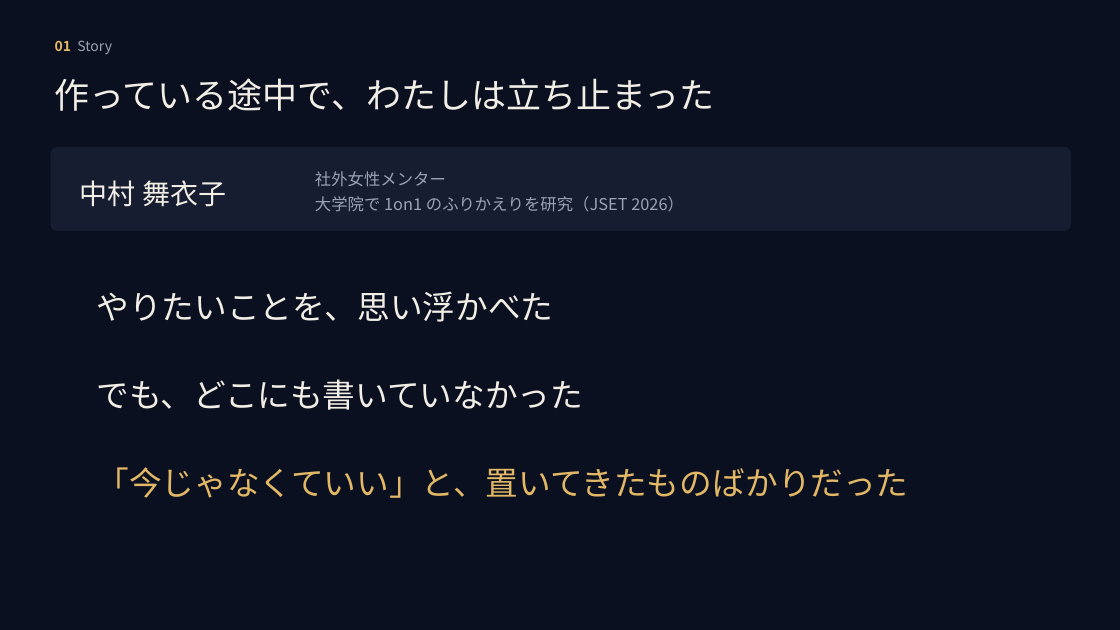
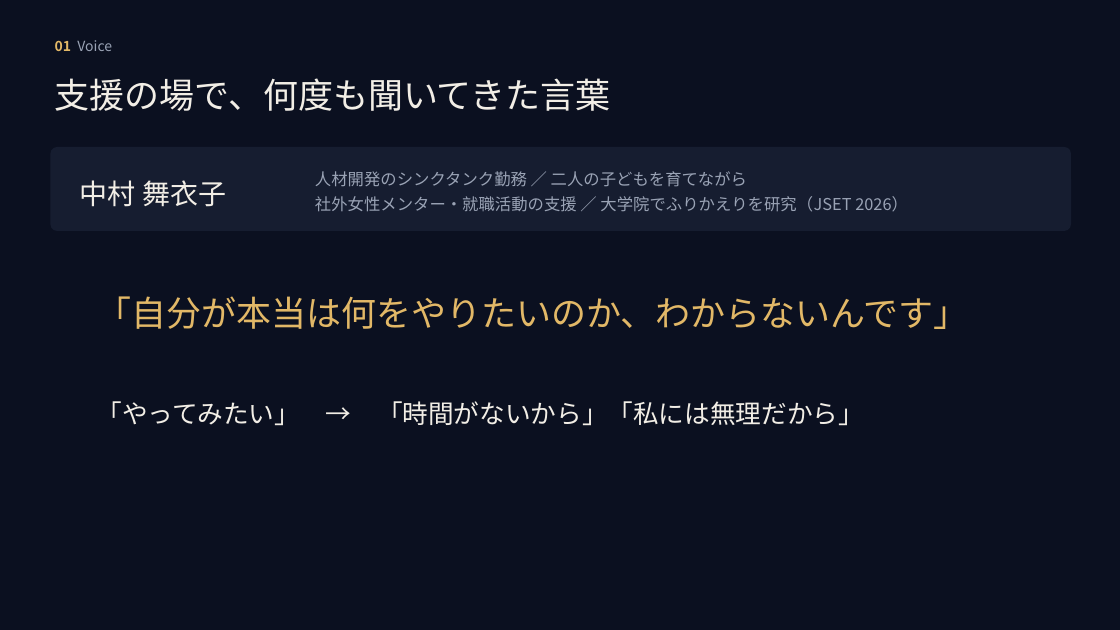
Before and after one commit to mai-san447/hello-earth-25143, a slide deck: slide 2 of deliverables/2026-10-11-gga-selection/MORUNE25143_GGAセレクション_2026-10-12.pptx. Drawn at 1120x630 pixels with LibreOffice and Linux fonts; fonts in the diff are those of the drawing. Boxes give left, top, right and bottom in pixels: in the first picture for what was removed or moved away, otherwise in the second. Text is boxed around its words. In the diff, an @@ line names an element or a change of style, - is before the commit and + after.

```diff
--- a/deliverables/2026-10-11-gga-selection/MORUNE25143_GGAセレクション_2026-10-12.pptx
+++ b/deliverables/2026-10-11-gga-selection/MORUNE25143_GGAセレクション_2026-10-12.pptx
@@ text at bbox=[55, 40, 112, 51]: text changed @@
-01 Story
+01 Voice
@@ text at bbox=[55, 78, 611, 111]: text changed @@
-作っている途中で、わたしは立ち止まった
+支援の場で、何度も聞いてきた言葉
@@ text at bbox=[315, 171, 908, 212]: text changed @@
-社外女性メンター
-大学院で 1on1 のふりかえりを研究（JSET 2026）
+人材開発のシンクタンク勤務 ／ 二人の子どもを育てながら
+社外女性メンター・就職活動の支援 ／ 大学院でふりかえりを研究（JSET 2026）
@@ text at bbox=[97, 296, 969, 329]: text changed; size 28 to 30 pt; text colour #F2EEE6 to #E2B867 @@
-やりたいことを、思い浮かべた
+「自分が本当は何をやりたいのか、わからないんです」
@@ text at bbox=[97, 401, 864, 426]: text changed; size 28 to 22 pt @@
-でも、どこにも書いていなかった
+「やってみたい」 → 「時間がないから」「私には無理だから」
@@ text removed at bbox=[97, 467, 909, 498] @@
-「今じゃなくていい」と、置いてきたものばかりだった
```
Also in this commit, not shown: 5 other slides changed, 2 slides added, 3 slides removed, 2 other files.
